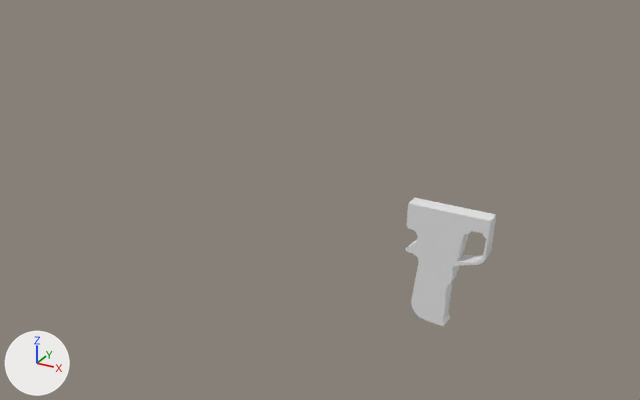
The Blender file Project Rocket/Assets/3d models/rocketL beta2.blend as it was, and as the next commit left it.
Both versions are drawn from a 50 mm camera at (3.33, -5.18, 2.51) aimed at (0.42, 0.11, -0.14). The lights are fixed; the arrows at lower left show +X, +Y and +Z.

Before the edit, the objects in view are built like this:
```python
me_cube_002 = bpy.data.meshes.new('Cube.002')
me_cube_002.from_pydata(...)  # 197 vertices, 146 faces; spans x -1.19..2.67, y -1.07..1.02, z -5.02..0.75
me_cube_002.polygons.foreach_set('use_smooth', [True] * 146)
me_cylinder = bpy.data.meshes.new('Cylinder')
me_cylinder.from_pydata(...)  # 800 vertices, 785 faces; spans x -2.1..2.1, y -2.1..2.1, z -12.1..13.5
me_cylinder.polygons.foreach_set('use_smooth', [True] * 785)
ob_cube = bpy.data.objects.new('Cube', me_cube_002)
ob_cube.location = (1.371, -0.004, -0.704)
ob_cube.scale = (0.153, 0.0572, -0.153)
_m = ob_cube.modifiers.new('Subdivision', 'SUBSURF')
_m.levels = 0
_m.render_levels = 0
ob_cylinder = bpy.data.objects.new('Cylinder', me_cylinder)
ob_cylinder.location = (0.134, 0.005, 0.147)
ob_cylinder.rotation_euler = (0.0, 1.571, 0.0)  # degrees (0, 90, 0)
ob_cylinder.scale = (0.175, 0.175, 0.175)
ob_cylinder.hide_set(True)
```
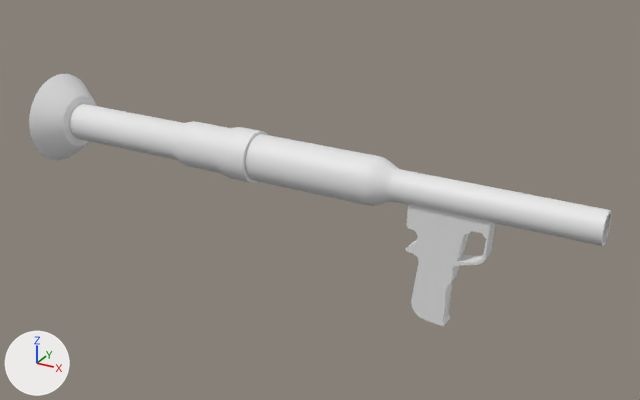
Boxes [x1, y1, x2, y2] around the edits, measured in the pictures (640 x 400 px):
'Cylinder', shown: after [29, 74, 611, 246]

The change, as a list of edits to the scene's bpy script:
```text
Change ob_cylinder:
    remove ob_cylinder.hide_set(True)
```
